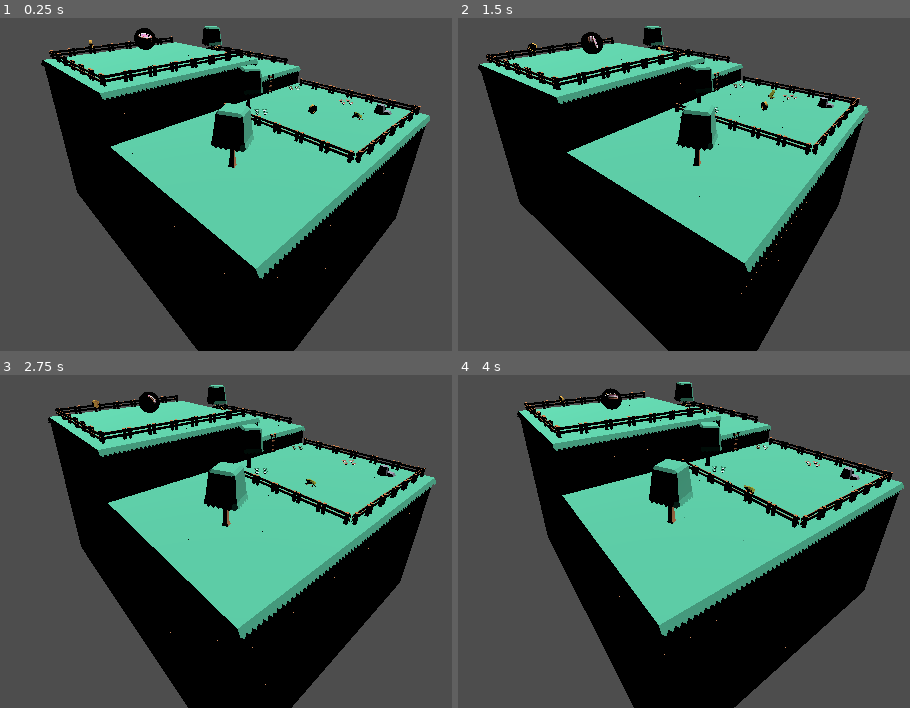
Above: before the commit, frames 1-4 (two rows, left to right).
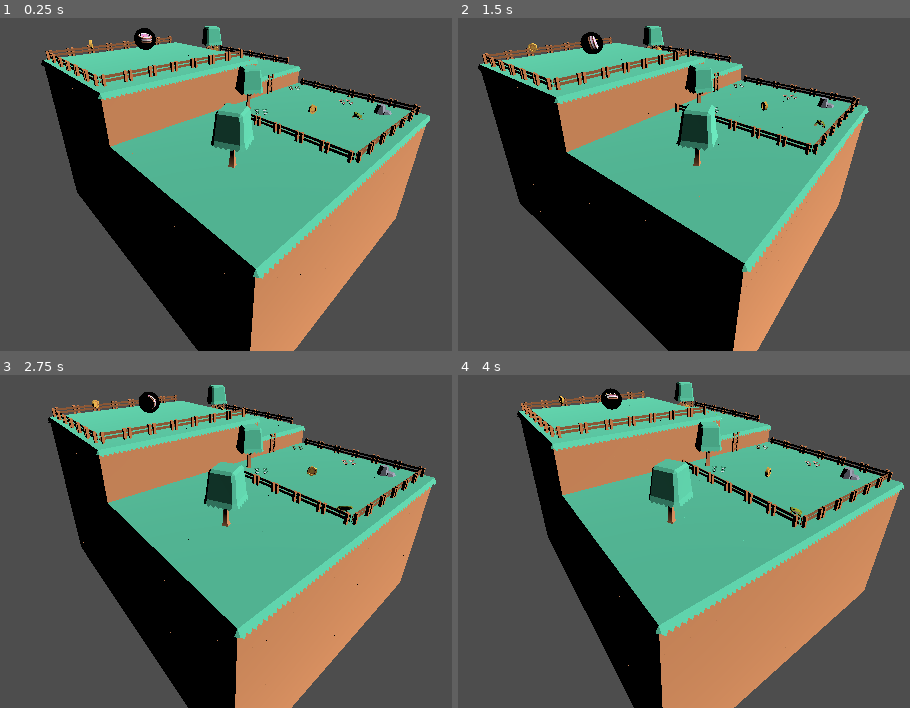
Above: after the commit, the same moments.

Repository: PouplarWesel/Billy-Game
Game: Godot game, scene res://level_1.tscn
Two runs of this game, one before a commit and one after it. Both use one fixed random seed, a clock stepped at 60 frames per second and the inputs below.
Inputs (mouse positions are in pixels of both pictures, inside the frame that each line leads up to):
- Up to frame 1 (0.25 s): no input
- Up to frame 2 (1.5 s): tap Enter (ui_accept) at 0.5, 0.77, 0.8, 1.07, 1.35 s; move the mouse to (724, 124) at 0.52 s; hold D (Right) 0.53-1.28 s; hold W (Foward) 0.53-1.28 s; move the mouse to (638, 127) at 1.27 s; hold S (Backward) from 1.28 s (still down)
- Up to frame 3 (2.75 s): tap Enter (ui_accept) at 1.52, 1.82, 2.3 s; tap W (Foward) at 1.55 s; move the mouse to (244, 474) at 2.02 s; release S (Backward) at 2.03 s; hold D (Right) from 2.03 s (still down); hold W (Foward) from 2.03 s (still down)
- Up to frame 4 (4 s): move the mouse to (670, 491) at 2.77 s; release W (Foward) at 2.78 s; tap Mouse wheel down (Wheel Down) at 2.85 s; tap Enter (ui_accept) at 3.02, 3.32, 3.77, 3.8 s; tap W (Foward) at 3.05 s; move the mouse to (738, 488) at 3.52 s; release D (Right) at 3.53 s; hold A (Left) from 3.53 s (still down); hold Mouse wheel up (Wheel Up) from 3.53 s (still down)

The runs differ from the first frame. In frame 1, 31% of the frame differs, in the area x 9-96%, y 2-100%; in frame 2, 27%; in frame 3, 33%; in frame 4, 37%, in the area x 13-99%, y 2-100%.

Commit message:
New Movement

Diff:
--- a/Assets/Code/PathFollow3D.gd
+++ b/Assets/Code/PathFollow3D.gd
@@ -6,6 +6,9 @@
 var zoom_speed = 2
 var target_progress
 var mouse_moving = false
+
+
+
 
 func _ready():
 	Input.set_mouse_mode(Input.MOUSE_MODE_CAPTURED)
--- a/Assets/Code/toad.gd
+++ b/Assets/Code/toad.gd
@@ -11,16 +11,20 @@
 var countForFoward = 0
 var boolForFoward = true
 var countForRotate = 0
-var boolForRotate = true
 var laddersPath
 var cameraPath
 var coin = 0
 
+var one = 33.5140342712402
+var two = 49.0990219116211
+var three = 2.26603817939758
+var four = 15.7960376739502
+
 
 func _ready():
 	raycastFront =  $Node3D/RayCast3D_Front
 	raycastBack = $Node3D/RayCast3D_Back
-	cameraPath = %PathFollow3D
+	cameraPath = %PathFollows3D
 	laddersPath =  %Ladders
 
 
@@ -29,24 +33,11 @@
 
 
 func _physics_process(delta):
-	if (!boolForRotate):
-		countForRotate += 1
-	if (countForRotate == 0):
-		if (Input.is_action_pressed("Left")):
-			rotate_y(deg_to_rad(90))
-			boolForRotate = false
-		elif (Input.is_action_pressed("Right")):
-			rotate_y(deg_to_rad(-90))
-			boolForRotate = false
-	elif (countForRotate == 30):
-		boolForRotate = true
-		countForRotate = 0
-
 
 	if (!boolForFoward):
 		countForFoward +=1
 
-	if (!raycastFront.is_colliding() && !raycastBack.is_colliding()):
+	elif (!raycastFront.is_colliding() && !raycastBack.is_colliding()):
 		position.x = round(position.x * 2) / 2
 		if abs(position.x - floor(position.x)) < 0.01:
 			position.x += 0.5
@@ -57,42 +48,252 @@
 
 
 	if (countForFoward == 0):
-		if (Input.is_action_pressed("Foward")):
-			if (!raycastFront.is_colliding()):
-				move(true)
-				boolForFoward = false
-			else:
-				var boolForRay = false
-
-				if raycastFront.is_colliding():
-					var collider = raycastFront.get_collider()
-					if collider.get_parent() == laddersPath:
-
-						position.y += 1
-						boolForRay = true
-
-				if (boolForRay):
+		if (Input.is_action_pressed("Left")):
+			if (%PathFollows3D.progress >= one && %PathFollows3D.progress <= two):
+				print("one")
+				if (snapped(rad_to_deg(rotation.y), 1) == 0):
+					if (raycastFront.is_colliding()):
+						climb()
+					else:
+						move(true)
+						climb()
+				else:
+					rotation.y = deg_to_rad(0)
+					if (raycastFront.is_colliding()):
+						climb()
+					else:
+						move(true)
+						climb()
+			elif (%PathFollows3D.progress >= two || %PathFollows3D.progress <= three):
+				print("two")
+				if (snapped(rad_to_deg(rotation.y), 1) == 90):
+					if (raycastFront.is_colliding()):
+						climb()
+					else:
+						move(true)
+						climb()
+				else:
+					rotation.y = deg_to_rad(90)
+					if (raycastFront.is_colliding()):
+						climb()
+					else:
+						move(true)
+						climb()
+			elif (%PathFollows3D.progress >= three && %PathFollows3D.progress <= four):
+				print("three")
+				if (snapped(rad_to_deg(rotation.y), 1) == -180 || snapped(rad_to_deg(rotation.y), 1) == 180):
+					if (raycastFront.is_colliding()):
+						climb()
+					else:
+						move(true)
+						climb()
+				else:
+					rotation.y = deg_to_rad(-180)
+					if (raycastFront.is_colliding()):
+						climb()
+					else:
+						move(true)
+						climb()
+			elif (%PathFollows3D.progress >= four && %PathFollows3D.progress <= one):
+				print("four")
+				if (snapped(rad_to_deg(rotation.y), 1) == -90):
+					if (raycastFront.is_colliding()):
+						print("climb")
+						climb()
+					else:
+						move(true)
+						climb()
+				else:
+					rotation.y = deg_to_rad(-90)
 					move(true)
-					boolForFoward = false
-
+					climb()
+		elif (Input.is_action_pressed("Right")):
+			if (%PathFollows3D.progress >= one && %PathFollows3D.progress <= two):
+				print("one")
+				print(snapped(rad_to_deg(rotation.y), 1))
+				if (snapped(rad_to_deg(rotation.y), 1) == -180 || snapped(rad_to_deg(rotation.y), 1) == 180 ):
+					print("deg")
+					if (raycastFront.is_colliding()):
+						climb()
+					else:
+						move(true)
+						climb()
+				else:
+					rotation.y = deg_to_rad(-180)
+					move(true)
+					climb()
+			elif (%PathFollows3D.progress >= two || %PathFollows3D.progress <= three):
+				print("two")
+				if (snapped(rad_to_deg(rotation.y), 1) == -90):
+					if (raycastFront.is_colliding()):
+						climb()
+					else:
+						move(true)
+						climb()
+				else:
+					rotation.y = deg_to_rad(-90)
+					if (raycastFront.is_colliding()):
+						climb()
+					else:
+						move(true)
+						climb()
+			elif (%PathFollows3D.progress >= three && %PathFollows3D.progress <= four):
+				print("three")
+				if (snapped(rad_to_deg(rotation.y), 1) == 0):
+					if (raycastFront.is_colliding()):
+						climb()
+					else:
+						move(true)
+						climb()
+				else:
+					rotation.y = deg_to_rad(0)
+					if (raycastFront.is_colliding()):
+						climb()
+					else:
+						move(true)
+						climb()
+			elif (%PathFollows3D.progress >= four && %PathFollows3D.progress <= one):
+				print("four")
+				if (snapped(rad_to_deg(rotation.y), 1) == 90):
+					if (raycastFront.is_colliding()):
+						print("climb")
+						climb()
+					else:
+						move(true)
+						climb()
+				else:
+					rotation.y = deg_to_rad(90)
+					if (raycastFront.is_colliding()):
+						climb()
+					else:
+						move(true)
+						climb()
+		elif (Input.is_action_pressed("Foward")):
+			if (%PathFollows3D.progress >= one && %PathFollows3D.progress <= two):
+				print("one")
+				if (snapped(rad_to_deg(rotation.y), 1) == -90):
+					if (raycastFront.is_colliding()):
+						climb()
+					else:
+						move(true)
+						climb()
+				else:
+					rotation.y = deg_to_rad(-90)
+					if (raycastFront.is_colliding()):
+						climb()
+					else:
+						move(true)
+						climb()
+			elif (%PathFollows3D.progress >= two || %PathFollows3D.progress <= three):
+				print("two")
+				if (snapped(rad_to_deg(rotation.y), 1) == 0):
+					if (raycastFront.is_colliding()):
+						climb()
+					else:
+						move(true)
+						climb()
+				else:
+					rotation.y = deg_to_rad(0)
+					print("working")
+					if (raycastFront.is_colliding()):
+						climb()
+					else:
+						move(true)
+						climb()
+			elif (%PathFollows3D.progress >= three && %PathFollows3D.progress <= four):
+				print("three")
+				if (snapped(rad_to_deg(rotation.y), 1) == 90):
+					if (raycastFront.is_colliding()):
+						climb()
+					else:
+						move(true)
+						climb()
+				else:
+					rotation.y = deg_to_rad(90)
+					if (raycastFront.is_colliding()):
+						climb()
+					else:
+						move(true)
+						climb()
+			elif (%PathFollows3D.progress >= four && %PathFollows3D.progress <= one):
+				print("four")
+				if (snapped(rad_to_deg(rotation.y), 1) == -180 || snapped(rad_to_deg(rotation.y), 1) == 180):
+					if (raycastFront.is_colliding()):
+						print("climb")
+						climb()
+					else:
+						move(true)
+						climb()
+				else:
+					rotation.y = deg_to_rad(-180)
+					if (raycastFront.is_colliding()):
+						climb()
+					else:
+						move(true)
+						climb()
 		elif (Input.is_action_pressed("Backward")):
-			if (!raycastBack.is_colliding()):
-				move(false)
-				boolForFoward = false
-
-			else:
-				var boolForRay = false
-
-				if raycastBack.is_colliding():
-					var collider = raycastBack.get_collider()
-					if collider.get_parent() == laddersPath:
-						position.y += 1
-						boolForRay = true
-
-				if (boolForRay):
-					move(false)
-					boolForFoward = false
-
+			if (%PathFollows3D.progress >= one && %PathFollows3D.progress <= two):
+				print("one")
+				if (snapped(rad_to_deg(rotation.y), 1) == 90):
+					if (raycastFront.is_colliding()):
+						climb()
+					else:
+						move(true)
+						climb()
+				else:
+					rotation.y = deg_to_rad(90)
+					if (raycastFront.is_colliding()):
+						climb()
+					else:
+						move(true)
+						climb()
+			elif (%PathFollows3D.progress >= two || %PathFollows3D.progress <= three):
+				print("two")
+				if (snapped(rad_to_deg(rotation.y), 1) == -180 || snapped(rad_to_deg(rotation.y), 1) == 180):
+					if (raycastFront.is_colliding()):
+						climb()
+					else:
+						move(true)
+						climb()
+				else:
+					rotation.y = deg_to_rad(-180)
+					print("working")
+					if (raycastFront.is_colliding()):
+						climb()
+					else:
+						move(true)
+						climb()
+			elif (%PathFollows3D.progress >= three && %PathFollows3D.progress <= four):
+				print("three")
+				if (snapped(rad_to_deg(rotation.y), 1) == -90):
+					if (raycastFront.is_colliding()):
+						climb()
+					else:
+						move(true)
+						climb()
+				else:
+					rotation.y = deg_to_rad(-90)
+					if (raycastFront.is_colliding()):
+						climb()
+					else:
+						move(true)
+						climb()
+			elif (%PathFollows3D.progress >= four && %PathFollows3D.progress <= one):
+				print("four")
+				if (snapped(rad_to_deg(rotation.y), 1) == 0):
+					if (raycastFront.is_colliding()):
+						print("climb")
+						climb()
+					else:
+						move(true)
+						climb()
+				else:
+					rotation.y = deg_to_rad(0)
+					if (raycastFront.is_colliding()):
+						climb()
+					else:
+						move(true)
+						climb()
 	elif (countForFoward == 20):
 		boolForFoward = true
 		countForFoward = 0
@@ -103,28 +304,6 @@
 	## Add the gravity.
 	if not is_on_floor():
 		velocity.y -= gravity * delta
-#
-	## Handle jump
-	#if Input.is_action_just_pressed("ui_accept") and is_on_floor():
-		#velocity.y = JUMP_VELOCITY
-#
-	## Get the input direction and handle the movement/deceleration.
-	## As good practice, you should replace UI actions with custom gameplay actions.
-	#var input_dir = Input.get_vector("Left", "Right", "Foward", "Backward")
-	#var direction = (transform.basis * Vector3(input_dir.x, 0, input_dir.y)).normalized()
-	#if direction:
-		#velocity.x = direction.x * SPEED
-		#velocity.z = direction.z * SPEED
-	#else:
-		#velocity.x = move_toward(velocity.x, 0, SPEED)
-		#velocity.z = move_toward(velocity.z, 0, SPEED)
-		#
-	#if ($Area3D.overlaps_body($"../Button")):
-		#print("overlay")
-		#velocity.y=1.5
-		#
-#
-#
 	move_and_slide()
 
 
@@ -147,3 +326,13 @@
 			position.z +=1
 		elif (snapped(get_rotation_degrees().y,1) == -90):
 			position.x -=1
+	boolForFoward = false
+
+
+func climb():
+	if raycastFront.is_colliding():
+		var collider = raycastFront.get_collider()
+		print("climbing")
+		if collider.get_parent() == laddersPath:
+			move(true)
+			position.y += 1
--- a/Assets/tscn/Area3D.gd
+++ /dev/null
@@ -1,10 +0,0 @@
-extends Area3D
-
-
-# Called when the node enters the scene tree for the first time.
-func _ready():
-	pass # Replace with function body.
-
-
-# Called every frame. 'delta' is the elapsed time since the previous frame.
-func _process(delta):
--- /dev/null
+++ b/invisable_wall.tscn
@@ -0,0 +1,23 @@
+[gd_scene load_steps=3 format=3 uid="uid://c4d4vjlw7p4c5"]
+
+[sub_resource type="BoxShape3D" id="BoxShape3D_qy2jf"]
+
+[sub_resource type="BoxMesh" id="BoxMesh_4oqw6"]
+
+[node name="InvisableWall" type="StaticBody3D"]
+
+[node name="CollisionShape3D" type="CollisionShape3D" parent="."]
+shape = SubResource("BoxShape3D_qy2jf")
+
+[node name="MeshInstance3D" type="MeshInstance3D" parent="."]
+visible = false
+mesh = SubResource("BoxMesh_4oqw6")
+
+[node name="CollisionShape3D2" type="CollisionShape3D" parent="."]
+transform = Transform3D(1, 0, 0, 0, 1, 0, 0, 0, 1, 0, 1, 0)
+shape = SubResource("BoxShape3D_qy2jf")
+
+[node name="MeshInstance3D2" type="MeshInstance3D" parent="."]
+transform = Transform3D(1, 0, 0, 0, 1, 0, 0, 0, 1, 0, 1, 0)
+visible = false
+mesh = SubResource("BoxMesh_4oqw6")
--- a/level_1.tscn
+++ b/level_1.tscn
@@ -11,6 +11,7 @@
 [ext_resource type="PackedScene" uid="uid://8um630yyivoy" path="res://tree.tscn" id="9_7410a"]
 [ext_resource type="PackedScene" uid="uid://q3budklmrbtd" path="res://rock.tscn" id="10_862l0"]
 [ext_resource type="PackedScene" uid="uid://bwe8cxytw8iqw" path="res://coin.tscn" id="11_ee8lx"]
+[ext_resource type="PackedScene" uid="uid://c4d4vjlw7p4c5" path="res://invisable_wall.tscn" id="12_insfp"]
 
 [sub_resource type="Curve3D" id="Curve3D_e7ekc"]
 _data = {
@@ -21,9 +22,6 @@
 
 [node name="Level1" type="Node3D"]
 
-[node name="DirectionalLight3D" type="DirectionalLight3D" parent="."]
-transform = Transform3D(1, 0, 0, 0, 0.55217, 0.833732, 0, -0.833732, 0.55217, 0, 3.62866, 5.07646)
-
 [node name="Path3D" type="Path3D" parent="."]
 transform = Transform3D(1.25, 0, 0, 0, 1.25, 0, 0, 0, 1.25, 3.56612, 4.95752, -1.52052)
 curve = SubResource("Curve3D_e7ekc")
@@ -41,9 +39,6 @@
 unique_name_in_owner = true
 transform = Transform3D(0.01, 0, 0, 0, 0.01, 0, 0, 0, 0.01, -0.5, 0.525, 1.5)
 
-[node name="Cake" parent="." instance=ExtResource("7_03he4")]
-transform = Transform3D(1, 0, 0, 0, 1, 0, 0, 0, 1, 8, 2.925, -3.5)
-
 [node name="Area" type="Node3D" parent="."]
 
 [node name="Fences" type="Node3D" parent="Area"]
@@ -69,7 +64,7 @@
 transform = Transform3D(1, 0, 0, 0, 1, 0, 0, 0, 1, -1.5, 0, -2.5)
 
 [node name="Fences2" type="Node3D" parent="Area/Fences"]
-transform = Transform3D(1, 0, 0, 0, 1, 0, 0, 0, 1, 0, 0, 6)
+transform = Transform3D(-1, 0, -8.74228e-08, 0, 1, 0, 8.74228e-08, 0, -1, 1.98915, 2.38419e-07, 1.9588)
 
 [node name="StaticBody3D2" parent="Area/Fences/Fences2" instance=ExtResource("8_2tglb")]
 transform = Transform3D(1, 0, 0, 0, 1, 0, 0, 0, 1, 0.5, 0, -2.5)
@@ -111,7 +106,7 @@
 transform = Transform3D(1, 0, 0, 0, 1, 0, 0, 0, 1, -1.5, 0, -2.5)
 
 [node name="Fences4" type="Node3D" parent="Area/Fences"]
-transform = Transform3D(1, 0, 0, 0, 1, 0, 0, 0, 1, 7, 1, 6)
+transform = Transform3D(-1, 0, 8.74228e-08, 0, 1, 0, -8.74228e-08, 0, -1, 9, 1, 2)
 
 [node name="StaticBody3D2" parent="Area/Fences/Fences4" instance=ExtResource("8_2tglb")]
 transform = Transform3D(1, 0, 0, 0, 1, 0, 0, 0, 1, 0.5, 0, -2.5)
@@ -132,7 +127,7 @@
 transform = Transform3D(1, 0, 0, 0, 1, 0, 0, 0, 1, -1.5, 0, -2.5)
 
 [node name="Fences5" type="Node3D" parent="Area/Fences"]
-transform = Transform3D(-4.37114e-08, 0, 1, 0, 1, 0, -1, 0, -4.37114e-08, 13, 1, 2)
+transform = Transform3D(-4.37114e-08, 0, -1, 0, 1, 0, 1, 0, -4.37114e-08, 9, 1, 2)
 
 [node name="StaticBody3D2" parent="Area/Fences/Fences5" instance=ExtResource("8_2tglb")]
 transform = Transform3D(1, 0, 0, 0, 1, 0, 0, 0, 1, 0.5, 0, -2.5)
@@ -147,7 +142,7 @@
 transform = Transform3D(1, 0, 0, 0, 1, 0, 0, 0, 1, -1.5, 0, -2.5)
 
 [node name="Fences6" type="Node3D" parent="Area/Fences"]
-transform = Transform3D(-4.37114e-08, 0, 1, 0, 1, 0, -1, 0, -4.37114e-08, 13, 2, -2)
+transform = Transform3D(-4.37114e-08, 0, -1, 0, 1, 0, 1, 0, -4.37114e-08, 9, 2, -5)
 
 [node name="StaticBody3D2" parent="Area/Fences/Fences6" instance=ExtResource("8_2tglb")]
 transform = Transform3D(1, 0, 0, 0, 1, 0, 0, 0, 1, 0.5, 0, -2.5)
@@ -171,7 +166,7 @@
 transform = Transform3D(1, 0, 0, 0, 1, 0, 0, 0, 1, 2.5, 0, -2.5)
 
 [node name="Fences7" type="Node3D" parent="Area/Fences"]
-transform = Transform3D(-1, 0, -8.74228e-08, 0, 1, 0, 8.74228e-08, 0, -1, 9, 2, -9)
+transform = Transform3D(1, 0, 0, 0, 1, 0, 0, 0, 1, 7, 2, -5)
 
 [node name="StaticBody3D2" parent="Area/Fences/Fences7" instance=ExtResource("8_2tglb")]
 transform = Transform3D(1, 0, 0, 0, 1, 0, 0, 0, 1, 0.5, 0, -2.5)
@@ -4885,23 +4880,18 @@
 
 [node name="Flowers" parent="Area/Flowers" instance=ExtResource("9_67yxd")]
 transform = Transform3D(-4.37114e-08, 0, 1, 0, 1, 0, -1, 0, -4.37114e-08, 0.735552, 0, 3)
-skeleton = NodePath("../Ladders/Ladder")
 
 [node name="Flowers2" parent="Area/Flowers" instance=ExtResource("9_67yxd")]
 transform = Transform3D(-4.37114e-08, 0, 1, 0, 1, 0, -1, 0, -4.37114e-08, 2.73555, 0, -1)
-skeleton = NodePath("../Ladders/Ladder")
 
 [node name="Flowers3" parent="Area/Flowers" instance=ExtResource("9_67yxd")]
 transform = Transform3D(-4.37114e-08, 0, 1, 0, 1, 0, -1, 0, -4.37114e-08, 3.73555, 0, 3)
-skeleton = NodePath("../Ladders/Ladder")
 
 [node name="Flowers4" parent="Area/Flowers" instance=ExtResource("9_67yxd")]
 transform = Transform3D(-4.37114e-08, 0, 1, 0, 1, 0, -1, 0, -4.37114e-08, 7.73555, 1, 3)
-skeleton = NodePath("../Ladders/Ladder")
 
 [node name="Flowers5" parent="Area/Flowers" instance=ExtResource("9_67yxd")]
 transform = Transform3D(-4.37114e-08, 0, 1, 0, 1, 0, -1, 0, -4.37114e-08, 9.73555, 1, 1)
-skeleton = NodePath("../Ladders/Ladder")
 
 [node name="Trees" type="Node3D" parent="Area"]
 
@@ -4919,11 +4909,45 @@
 [node name="Rock" parent="Area/Rocks" instance=ExtResource("10_862l0")]
 transform = Transform3D(1, 0, 0, 0, 1, 0, 0, 0, 1, -1, 0, 3)
 
-[node name="Coin" parent="." instance=ExtResource("11_ee8lx")]
+[node name="Coins" type="Node3D" parent="Area"]
+
+[node name="Coin" parent="Area/Coins" instance=ExtResource("11_ee8lx")]
 transform = Transform3D(1, 0, 0, 0, 1, 0, 0, 0, 1, 0.5, 0.5, -0.5)
 
-[node name="Coin2" parent="." instance=ExtResource("11_ee8lx")]
+[node name="Coin2" parent="Area/Coins" instance=ExtResource("11_ee8lx")]
 transform = Transform3D(1, 0, 0, 0, 1, 0, 0, 0, 1, 8.5, 1.5, 1.5)
 
-[node name="Coin3" parent="." instance=ExtResource("11_ee8lx")]
+[node name="Coin3" parent="Area/Coins" instance=ExtResource("11_ee8lx")]
 transform = Transform3D(1, 0, 0, 0, 1, 0, 0, 0, 1, 9.5, 2.5, -5.5)
+
+[node name="InvisableWalls" type="Node3D" parent="Area"]
+
+[node name="InvisableWall2" parent="Area/InvisableWalls" instance=ExtResource("12_insfp")]
+transform = Transform3D(1, 0, 0, 0, 1, 0, 0, 0, 1, 4.5, 1, 2.5)
+
+[node name="InvisableWall3" parent="Area/InvisableWalls" instance=ExtResource("12_insfp")]
+transform = Transform3D(1, 0, 0, 0, 1, 0, 0, 0, 1, 4.5, 1, 3.5)
+
+[node name="InvisableWall4" parent="Area/InvisableWalls" instance=ExtResource("12_insfp")]
+transform = Transform3D(1, 0, 0, 0, 1, 0, 0, 0, 1, 6.5, 2, 0.5)
+
+[node name="InvisableWall5" parent="Area/InvisableWalls" instance=ExtResource("12_insfp")]
+transform = Transform3D(1, 0, 0, 0, 1, 0, 0, 0, 1, 7.5, 2, 0.5)
+
+[node name="InvisableWall6" parent="Area/InvisableWalls" instance=ExtResource("12_insfp")]
+transform = Transform3D(1, 0, 0, 0, 1, 0, 0, 0, 1, 8.5, 2, 0.5)
+
+[node name="InvisableWall7" parent="Area/InvisableWalls" instance=ExtResource("12_insfp")]
+transform = Transform3D(1, 0, 0, 0, 1, 0, 0, 0, 1, 9.5, 2, 0.5)
+
+[node name="InvisableWall8" parent="Area/InvisableWalls" instance=ExtResource("12_insfp")]
+transform = Transform3D(1, 0, 0, 0, 1, 0, 0, 0, 1, 10.5, 2, 0.5)
+
+[node name="InvisableWall" parent="Area/InvisableWalls" instance=ExtResource("12_insfp")]
+transform = Transform3D(1, 0, 0, 0, 1, 0, 0, 0, 1, 4.5, 1, 0.5)
+
+[node name="DirectionalLight3D" type="DirectionalLight3D" parent="Area"]
+transform = Transform3D(0.625356, 0.345547, -0.699662, 0.266892, 0.747828, 0.607883, 0.733279, -0.566877, 0.375436, -4.32651, 3.62866, 5.07646)
+
+[node name="Cake" parent="Area" instance=ExtResource("7_03he4")]
+transform = Transform3D(1, 0, 0, 0, 1, 0, 0, 0, 1, 8, 2.925, -3.5)
Not shown: 1 places in level_1.tscn that only renumber resources
